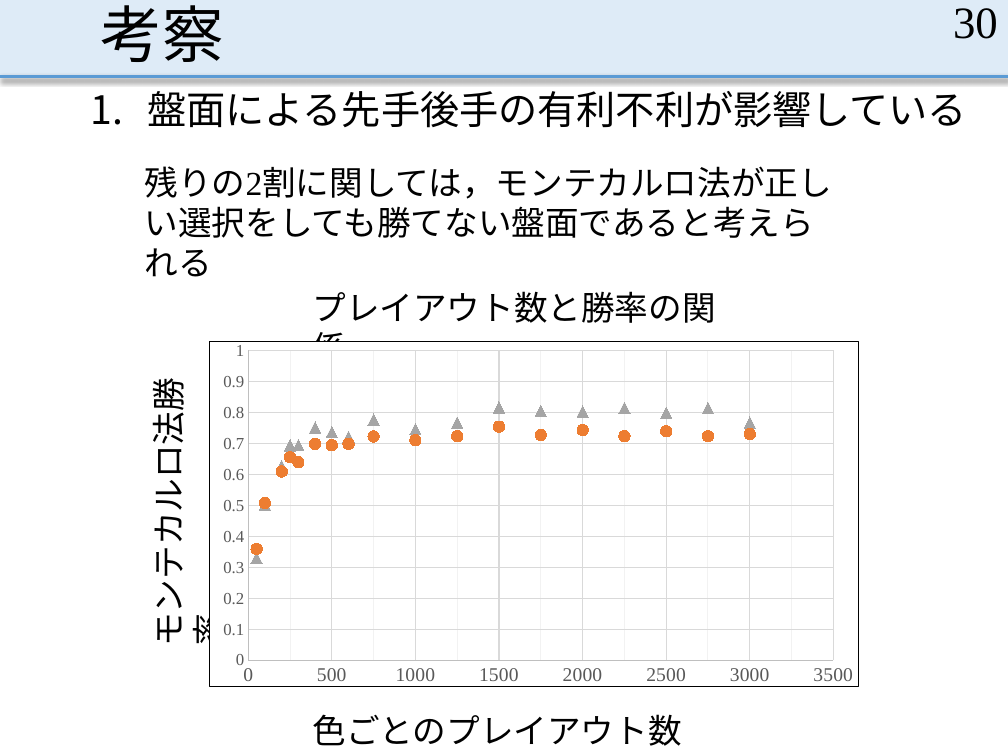
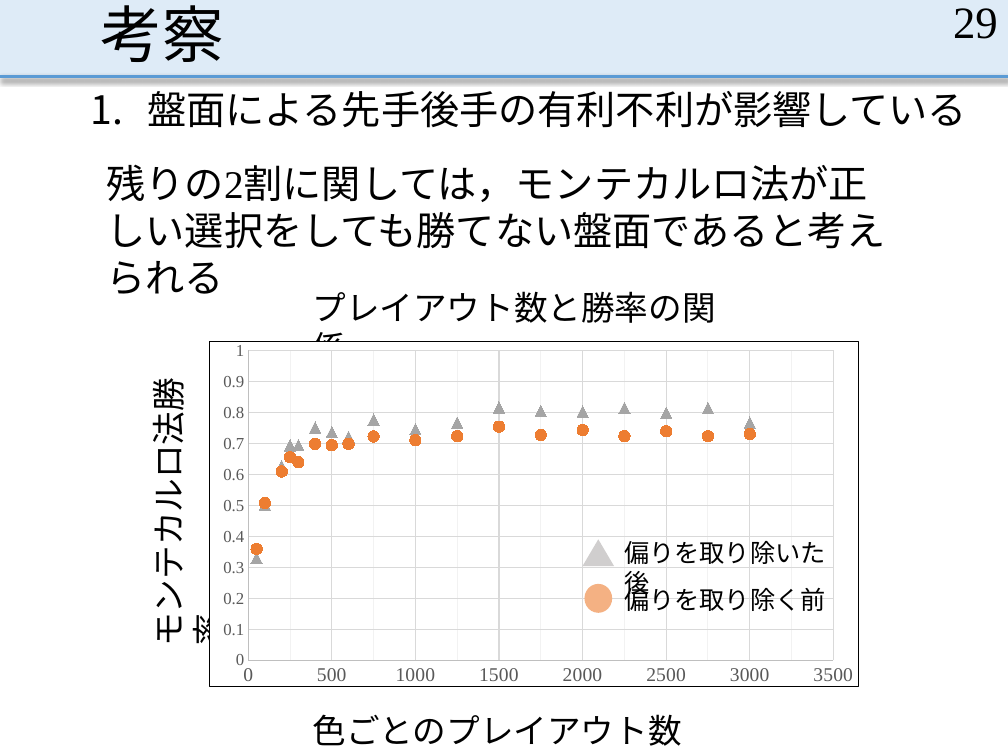
Before and after one commit to MasayaOda/SR, a slide deck: slide 29 of 中間発表1210.pptx (slide 30 before the commit). Drawn at 1008x756 pixels with LibreOffice and Linux fonts; fonts in the diff are those of the drawing. Boxes give left, top, right and bottom in pixels: in the first picture for what was removed or moved away, otherwise in the second. Text is boxed around its words. In the diff, an @@ line names an element or a change of style, - is before the commit and + after.

Commit message:
考察字ばっかり

```diff
--- a/中間発表1210.pptx
+++ b/中間発表1210.pptx
@@ page number at [953, 8, 998, 39]: text changed @@
-30
+29
@@ text "残りの2割に関しては，モンテカルロ法が正しい選択をしても勝てない盤面であると考えられる": place and size @@
-text "残りの2割に関しては，モンテカルロ法が正しい選択をしても勝てない盤面であると考えられる" at [145, 166, 832, 238]
+text "残りの2割に関しては，モンテカルロ法が正しい選択をしても勝てない盤面であると考えられる" at [107, 164, 886, 249]
@@ text "残りの2割に関しては，モンテカルロ法が正しい選択をしても勝てない盤面であると考えられる" at [107, 164, 886, 249]: size 24 to 28 pt @@
@@ triangle added at [583, 539, 614, 566], fill #D0CECE @@
@@ text added at [624, 541, 826, 599], 18 pt, text #000000 @@
+偏りを取り除いた後
@@ ellipse added at [585, 584, 613, 613], fill #F4B183 @@
@@ text added at [624, 584, 826, 611], 18 pt, text #000000 @@
+偏りを取り除く前
```
Also in this commit, not shown: 8 other slides changed, 2 slides added.
